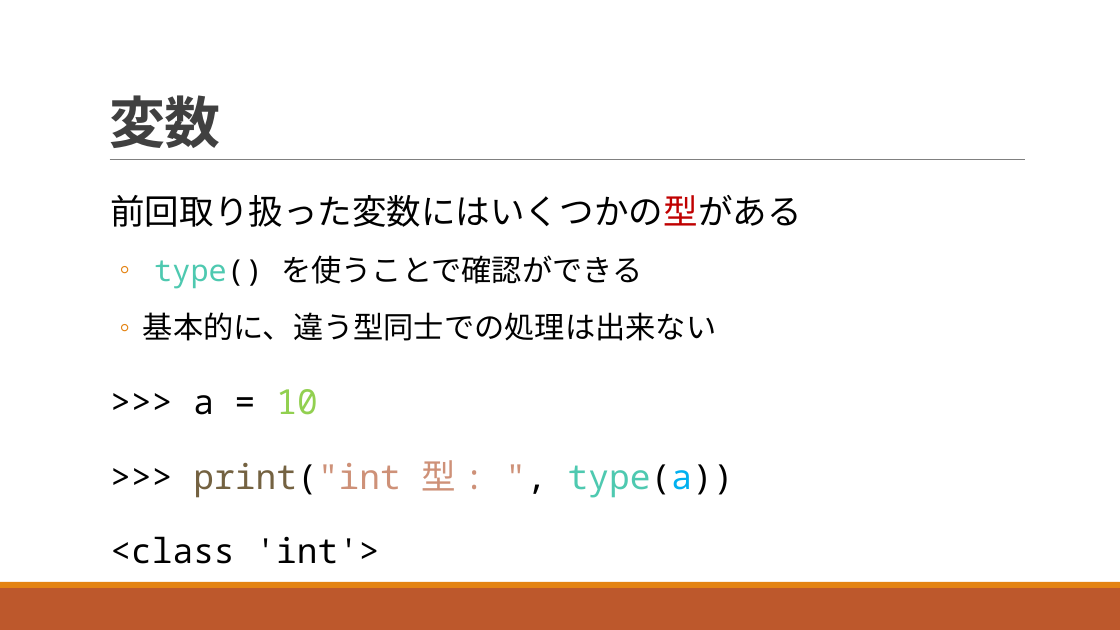
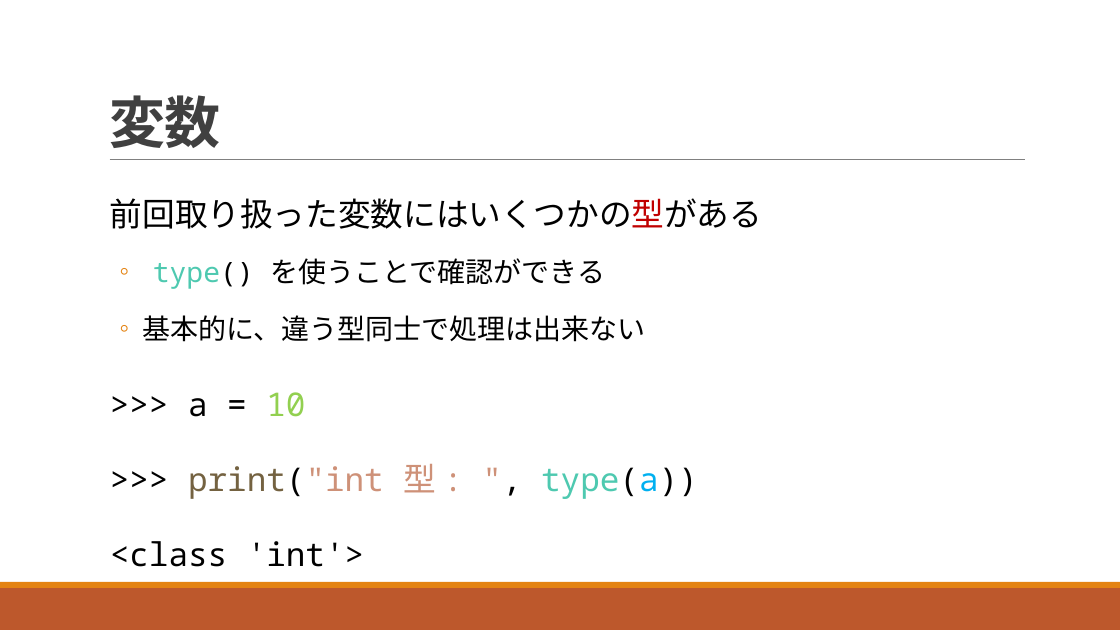
Before and after one commit to navy1634/Teach, a slide deck: slide 9 of 20230711/unit03.pptx (slide 7 before the commit). Drawn at 1120x630 pixels with LibreOffice and Linux fonts; fonts in the diff are those of the drawing. Boxes give left, top, right and bottom in pixels: in the first picture for what was removed or moved away, otherwise in the second. Text is boxed around its words. In the diff, an @@ line names an element or a change of style, - is before the commit and + after.

```diff
--- a/20230711/unit03.pptx
+++ b/20230711/unit03.pptx
@@ text at (110, 198, 762, 567): size 29.6 to 28 pt in "前回取り扱った変数にはいくつかの型がある", ">>> a = 10", ">>> print("int 型 : ", type(a))", "<class 'int'>"; size 25.9 to 24 pt in "type() を使うことで確認ができる"; line spacing 1.4 to 1.5 @@
@@ text at (142, 315, 645, 342): text changed; size 25.9 to 24 pt @@
-  ◦ 基本的に、違う型同士での処理は出来ない
+  ◦ 基本的に、違う型同士で処理は出来ない
```
Also in this commit, not shown: 31 other slides changed, 14 slides added, 4 slides removed, 1 other file.
